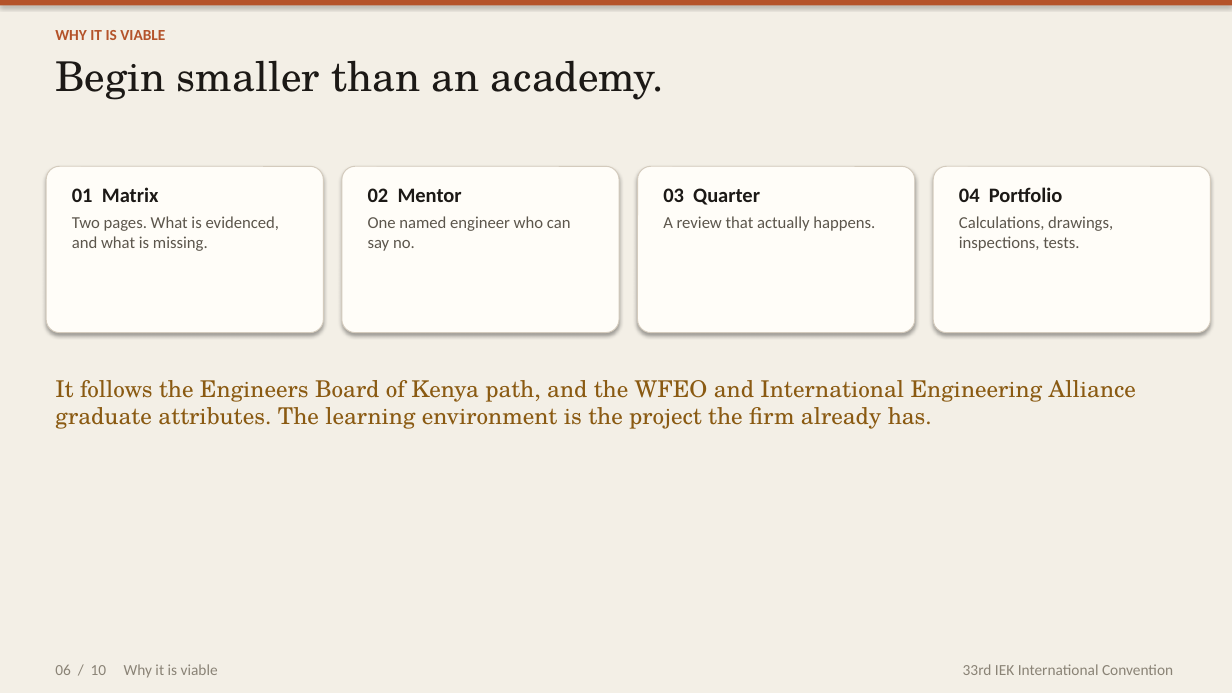
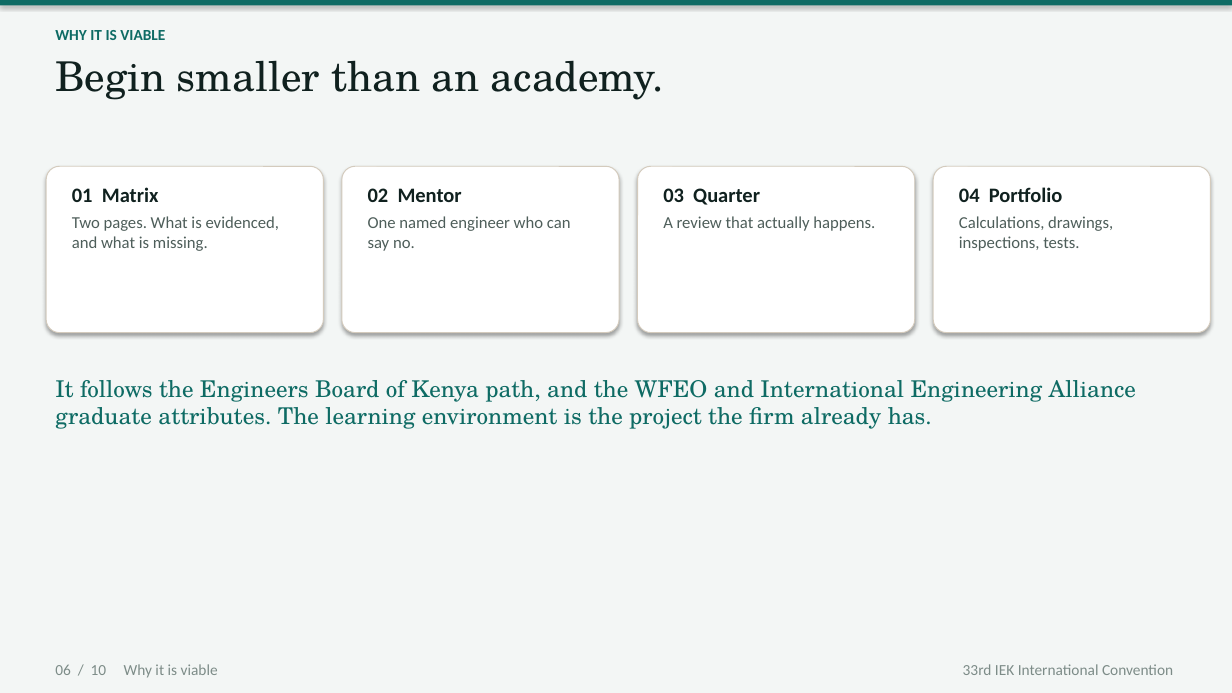
Before and after one commit to kakaijacob/Special-Operations-Schema, a slide deck: slide 6 of iek-talks/IEK_MEP_Mentorship_10_slides.pptx. Drawn at 1232x693 pixels with LibreOffice and Linux fonts; fonts in the diff are those of the drawing. Boxes give left, top, right and bottom in pixels: in the first picture for what was removed or moved away, otherwise in the second. Text is boxed around its words. In the diff, an @@ line names an element or a change of style, - is before the commit and + after.

```diff
--- a/iek-talks/IEK_MEP_Mentorship_10_slides.pptx
+++ b/iek-talks/IEK_MEP_Mentorship_10_slides.pptx
@@ background #F3EFE6 to #F3F6F5 @@
@@ rectangle at [0, 0, 1232, 6]: fill #B4532A to #0E6B64 @@
@@ text "WHY IT IS VIABLE" at [55, 30, 165, 40]: text colour #B4532A to #0E6B64 @@
@@ text "Begin smaller than an academy." at [55, 60, 664, 100]: text colour #1C1916 to #10211F @@
@@ fill #FFFDF8 to #FFFFFF in 4 elements at [46, 166, 323, 333], [342, 166, 619, 333], [638, 166, 915, 333], [933, 166, 1211, 333] @@
@@ text "It follows the Engineers Board ..." at [55, 380, 1136, 429]: text colour #8A5A12 to #0E6B64 @@
@@ text "06 / 10 Why it ..." at [55, 664, 218, 678]: text colour #8A8376 to #7D8C88 @@
@@ text "33rd IEK International Convention" at [963, 664, 1173, 675]: text colour #8A8376 to #7D8C88 @@
```
Also in this commit, not shown: 9 other slides changed, 2 other files.
